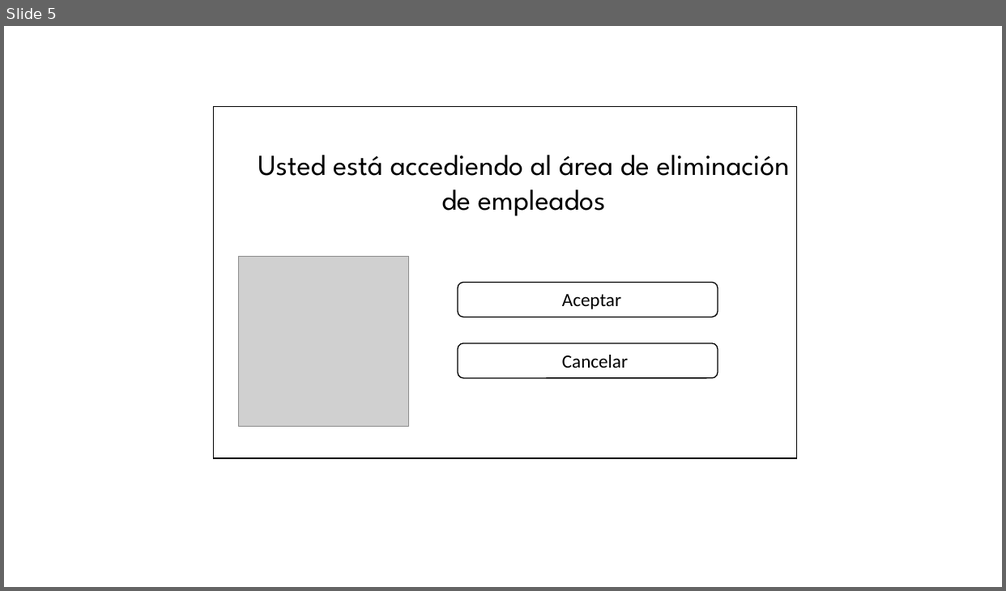
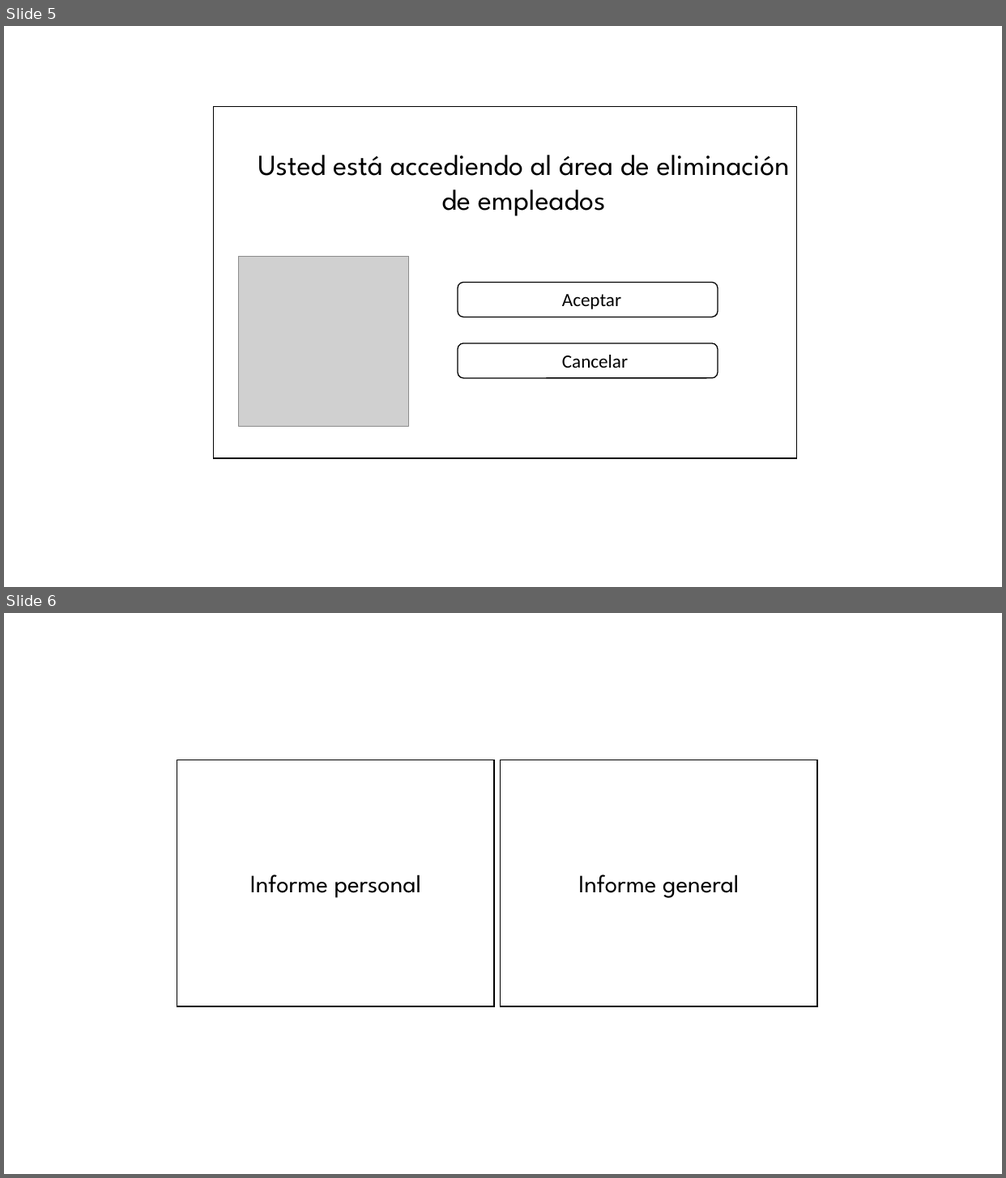
Before and after one commit to Pablo-22/UTN-App, a slide deck: MAQUETA.pptx. Shown one above the other, each under a label of ours: slide 5 before the commit, slides 5 and 6 after it. The pictures are 1006x591 and 1006x1178 pixels, drawn with LibreOffice and Linux fonts; fonts in the diff are those of the drawing; grey boxes stand for pictures. Boxes give left, top, right and bottom in pixels: in the first picture for what was removed or moved away, otherwise in the second. Text is boxed around its words. In the diff, an @@ line names an element or a change of style, - is before the commit and + after.

```diff
--- a/MAQUETA.pptx
+++ b/MAQUETA.pptx
@@ slide 6 added at [4, 613, 1002, 1174], background #FFFFFF @@
@@ group added at [177, 760, 817, 1007]: 2 rectangles, 2 texts @@
+Informe personal
+Informe general
```
Also in this commit, not shown: 1 slide changed, 3 other slides added, 3 slides removed.
